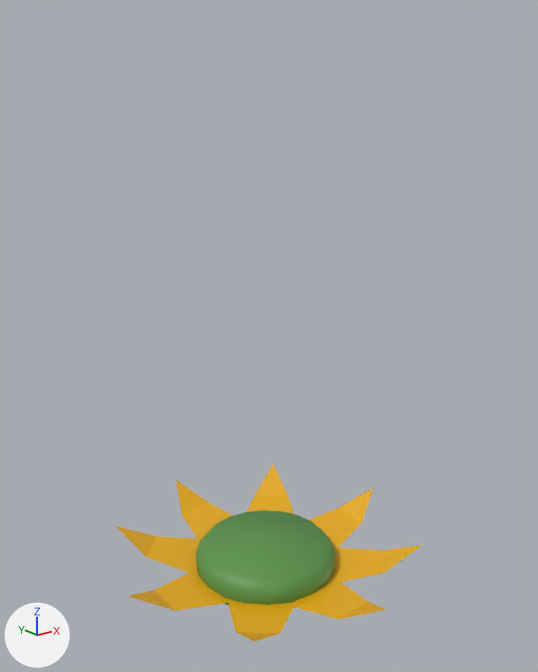
The Blender file Assets/Models/Kukka.blend as it was, and as the next commit left it.
Rendered twice from a camera (50 mm lens) standing at (-1.71, -2.15, 1.87) and looking at (0.01, -0.01, 1.02). The axes (+X, +Y, +Z) are drawn at lower left. The lights are the same throughout.
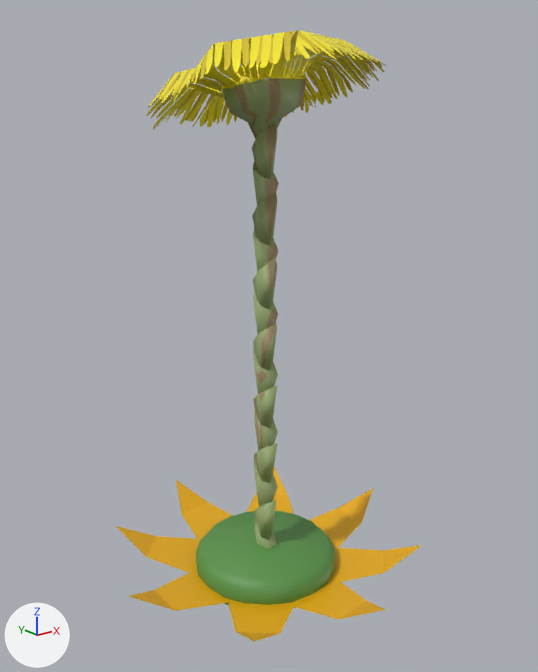
The change, as a list of edits to the scene's bpy script:
```text
Add img_flower_png:
    img_flower_png = load_image('Flower.png', '../Textures/Flower.png', 512, 512, 'sRGB')
Add mat_tussilago:
    mat_tussilago = bpy.data.materials.new('Tussilago')
    # uses the picture img_flower_png
Add me_cylinder_004:
    me_cylinder_004.from_pydata(...)  # 52 vertices, 65 faces; spans x -0.426..0.434, y -0.421..0.405, z 1.769..2.088
    me_cylinder_004.polygons.foreach_set('use_smooth', [True] * 65)
    me_cylinder_004.materials.append(mat_tussilago)
Add me_cylinder_003:
    me_cylinder_003.from_pydata(...)  # 25 vertices, 21 faces; spans x -0.154..0.144, y -0.118..0.165, z 1.726..2.009
    me_cylinder_003.polygons.foreach_set('use_smooth', [True] * 21)
    me_cylinder_003.materials.append(mat_tussilago)
Add me_cylinder_002:
    me_cylinder_002.from_pydata(...)  # 140 vertices, 98 faces; spans x -0.04..0.04, y -0.08..0.08, z 0.0..1.8
    me_cylinder_002.polygons.foreach_set('use_smooth', [True] * 98)
    me_cylinder_002.materials.append(mat_tussilago)
Add ob_petals:
    ob_petals = bpy.data.objects.new('Petals', me_cylinder_004)
    ob_petals.location = (0.0, 0.0, 0.0)
Add ob_flowerhead:
    ob_flowerhead = bpy.data.objects.new('FlowerHead', me_cylinder_003)
    ob_flowerhead.location = (0.0, 0.0, 0.0)
Add ob_stem:
    ob_stem = bpy.data.objects.new('Stem', me_cylinder_002)
    ob_stem.location = (0.0, 0.0, 0.0)
```

Boxes [x1, y1, x2, y2] around the edits, measured in the pictures (538 x 672 px):
'Petals', added: after [147, 30, 386, 130]
'Stem', added: after [252, 124, 279, 549]
'FlowerHead', added: after [221, 64, 306, 139]
